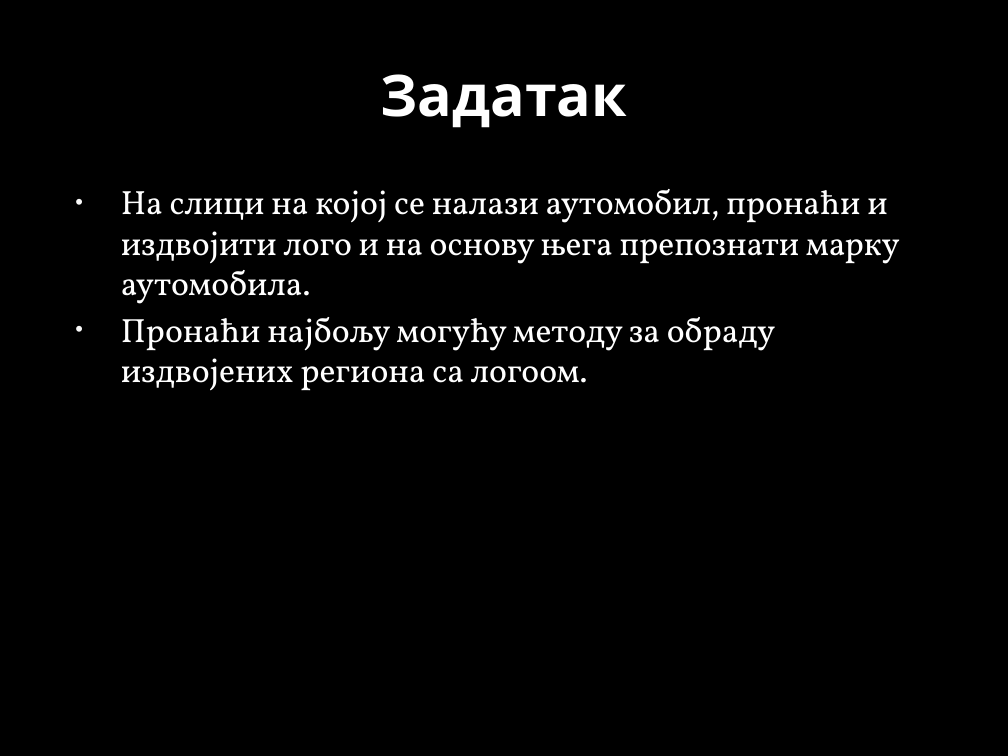
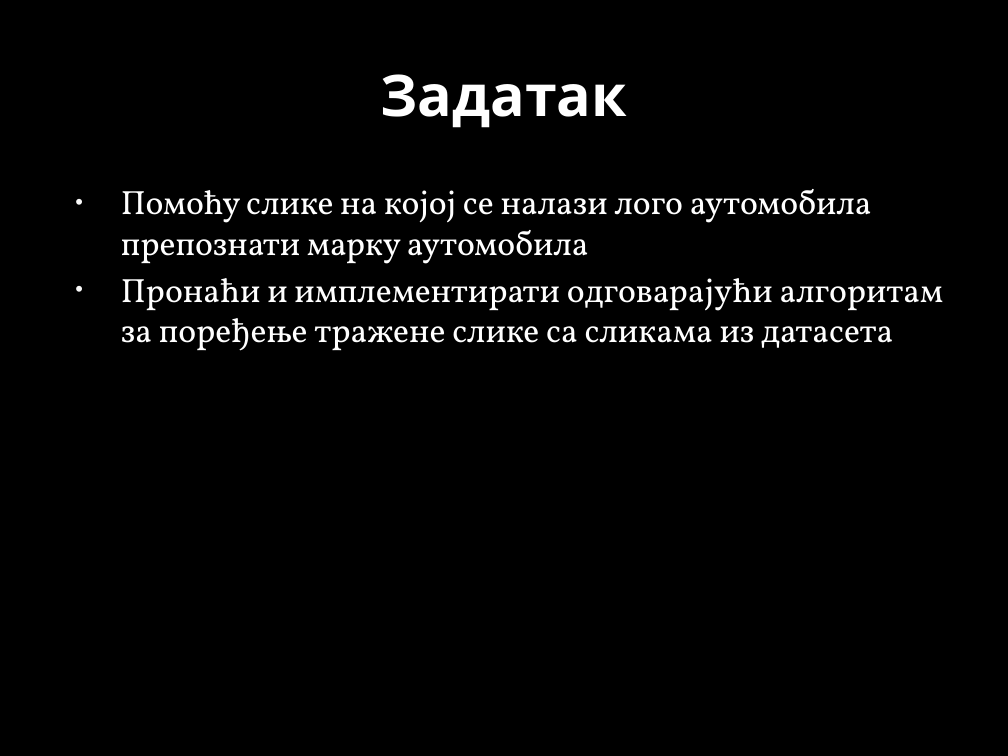
Before and after one commit to MarkoSavija/projekat_Soft_Computing, a slide deck: slide 2 of Car Logo Tracker.pptx. Drawn at 1008x756 pixels with LibreOffice and Linux fonts; fonts in the diff are those of the drawing; background and template pictures are left out. Boxes give left, top, right and bottom in pixels: in the first picture for what was removed or moved away, otherwise in the second. Text is boxed around its words. In the diff, an @@ line names an element or a change of style, - is before the commit and + after.

```diff
--- a/Car Logo Tracker.pptx
+++ b/Car Logo Tracker.pptx
@@ text at bbox=[121, 189, 944, 351]: text changed @@
-• На слици на којој се налази аутомобил, пронаћи и издвојити лого и на основу њега препознати марку аутомобила.
-• Пронаћи најбољу могућу методу за обраду издвојених региона са логоом.
+• Помоћу слике на којој се налази лого аутомобила препознати марку аутомобила
+• Пронаћи и имплементирати одговарајући алгоритам за поређење тражене слике са сликама из датасета
```
Also in this commit, not shown: 1 other slide changed, 31 other files.
